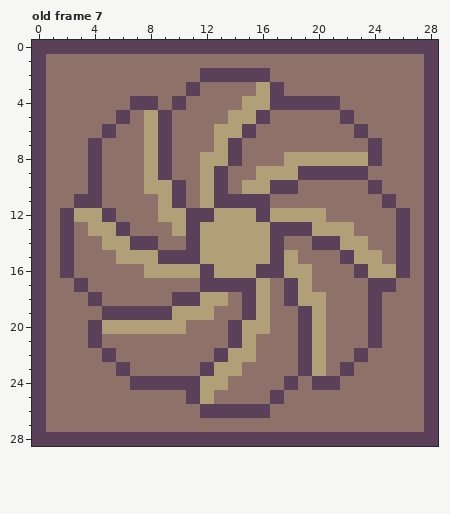
Pixel-art file: mockup/upgrade.aseprite. The picture above was drawn from the file before the commit.
29x29 pixels, 9 frames. Shown: old frame 7.
And afterwards:
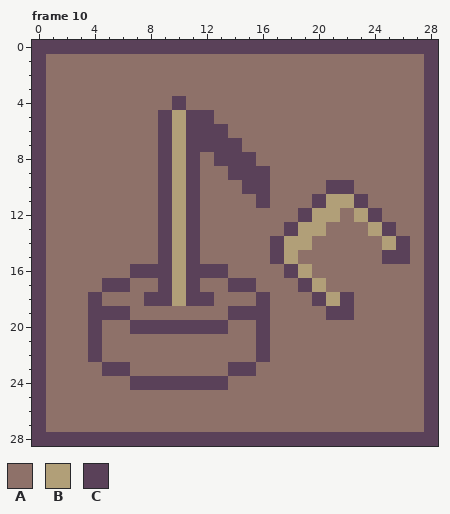
Palette (. is transparent): A #8e7169  B #b19f78  C #5a4159
A new or re-ordered frame is compared with the old frame closest to it.
Edits made:
frames 9 -> 10
Frame 10 is new; against old frame 7, layer "Base":
Colour B gives way to colour A in row 3 at x 16; in row 4 at x 15 to 16; in row 5 at x 8 and 14 to 15; in row 6 at x 8 and 14; in row 7 at x 8; in row 8 at x 8, 12 and 18 to 23.
Colour B gives way to colour A in row 9 at x 8, 12 and 17 to 18; in row 10 at x 8 and 12; in row 11 at x 12; in row 12 at x 3 to 4, 13 to 15 and 17 to 18; in row 13 at x 4 to 5, 12 to 16 and 21 to 22; in row 14 at x 5 to 6, 12 to 16 and 22 to 23.
Colour B gives way to colour A in row 15 at x 6 to 8, 12 to 16 and 23 to 24; in row 16 at x 14 to 15 and 24 to 25; in row 17 at x 16; in row 18 at x 13 and 19; in row 19 at x 10 to 12 and 20; in row 20 at x 5 to 6, 15 and 20.
Colour B gives way to colour A in row 21 at x 15 and 20; in row 22 at x 14 to 15 and 20; in row 23 at x 13 and 20; in row 25 at x 12.
Colour C gives way to colour A in row 2 at x 12 to 16; in row 3 at x 11 and 17; in row 4 at x 7 to 8 and 17 to 21; in row 5 at x 6, 16 and 22; in row 6 at x 5, 15 and 23; in rows 7 to 8 at x 4 and 24.
Colour C gives way to colour A in row 9 at x 4, 13 and 19 to 23; in row 10 at x 4, 13, 17 to 18 and 24; in row 11 at x 3 to 4, 13 to 15 and 25; in row 12 at x 2, 5, 12, 16 and 26; in row 13 at x 2, 6, 17 and 26; in row 14 at x 2, 7 to 8 and 20 to 21.
Colour C gives way to colour A in row 15 at x 2 and 22; in row 16 at x 2, 16 to 17, 23 and 26; in row 17 at x 3, 12 to 13, 18 and 24 to 25; in row 18 at x 15, 18 and 24; in row 19 at x 7 to 9, 19 and 24; in rows 20 to 21 at x 14, 19 and 24.
Colour C gives way to colour A in row 22 at x 5, 13, 19 and 23; in row 23 at x 12, 19 and 22; in row 24 at x 18 and 20 to 21; in row 25 at x 11 and 17; in row 26 at x 12 to 16.
Colour A gives way to colour B in rows 5 to 9 at x 10; in row 11 at x 21 to 22; in row 12 at x 21 and 23; in row 13 at x 24; in row 14 at x 10, 18 to 19 and 25; in row 17 at x 10 and 20.
Colour A gives way to colour B in row 18 at x 21.
Colour C gives way to colour B in rows 10 to 11 at x 10; in row 13 at x 19; in row 15 at x 10; in row 18 at x 10.
Colour A gives way to colour C in rows 5 to 7 at x 11 to 12; in row 8 at x 11 and 15; in row 9 at x 11 and 14 to 15; in row 10 at x 11 and 21 to 22; in row 11 at x 11, 20 and 23; in row 12 at x 24.
Colour A gives way to colour C in row 13 at x 9 and 25; in row 14 at x 9; in row 15 at x 25; in row 16 at x 7; in row 17 at x 5 to 6, 9 and 11; in row 18 at x 8 to 9 and 22.
Colour A gives way to colour C in row 19 at x 4, 14 and 21 to 22; in row 20 at x 11 to 13; in row 21 at x 16; in row 22 at x 4 and 16; in row 23 at x 5 and 15.
Colour B gives way to colour C in rows 6 to 8 at x 13; in row 9 at x 16; in row 10 at x 9 and 15 to 16; in row 11 at x 9; in row 12 at x 9 and 19; in row 16 at x 8 to 9, 11, 13 and 18.
Colour B gives way to colour C in row 17 at x 19; in row 18 at x 12, 16 and 20; in row 19 at x 16; in row 20 at x 7 to 10 and 16; in row 23 at x 14; in row 24 at x 12 to 13.
